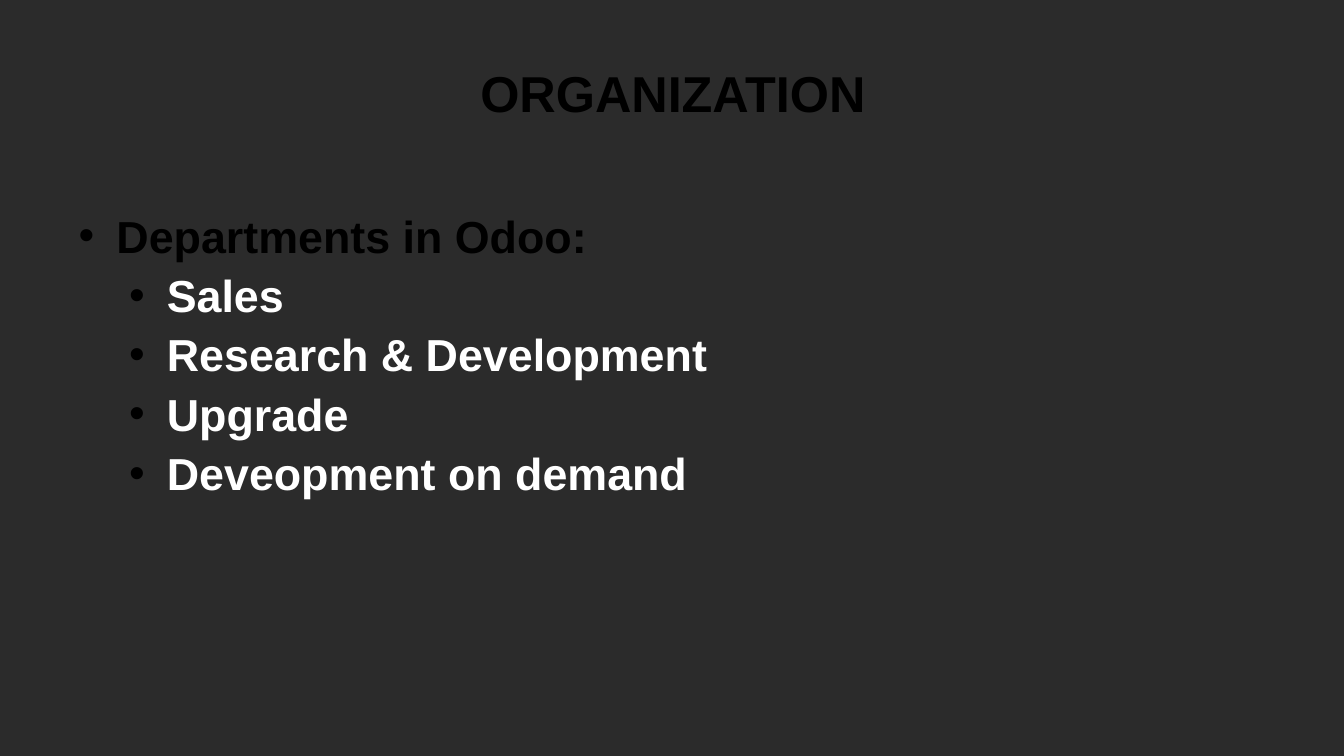
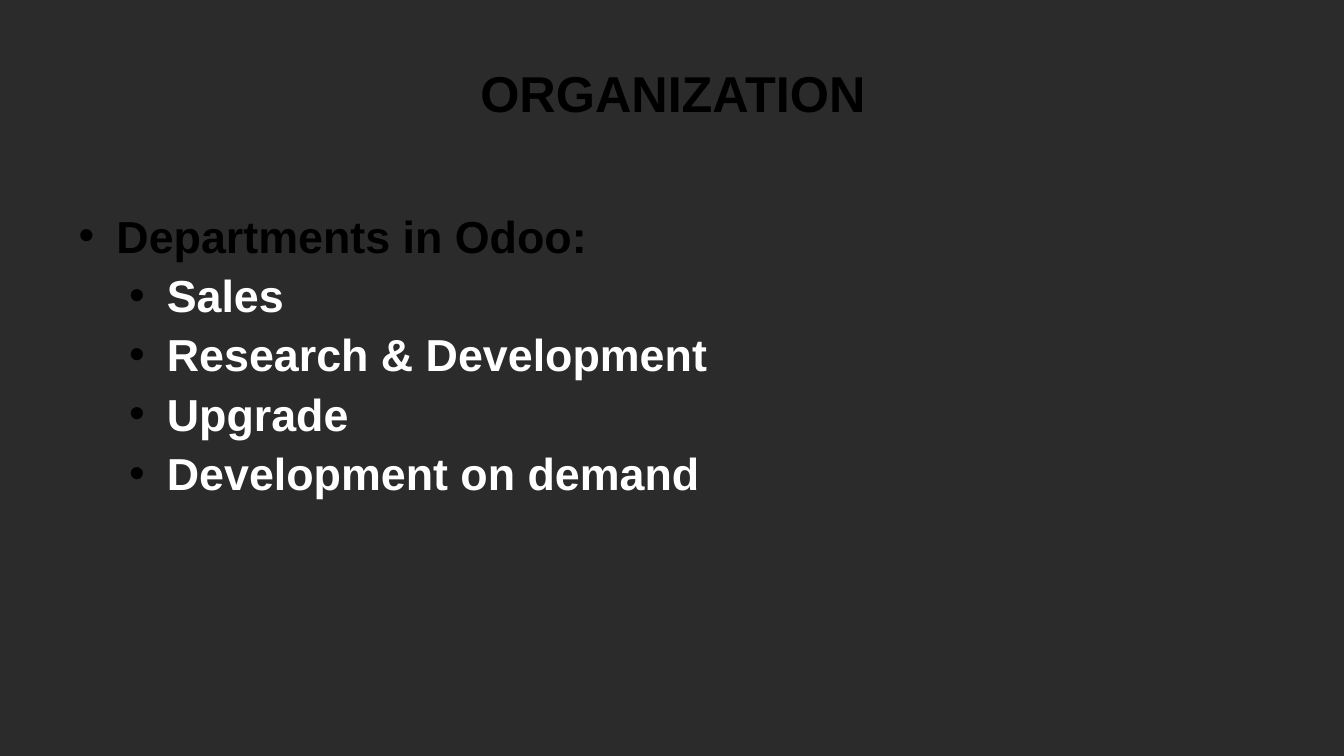
Before and after one commit to manthan14448/medical_store, a slide deck: slide 10 of Presentation/intership.pptx. Drawn at 1344x756 pixels with LibreOffice and Linux fonts; fonts in the diff are those of the drawing; background and template pictures are left out; a plain dark background stands for a picture behind light text. Boxes give left, top, right and bottom in pixels: in the first picture for what was removed or moved away, otherwise in the second. Text is boxed around its words. In the diff, an @@ line names an element or a change of style, - is before the commit and + after.

Commit message:
[IMP] improve ppt presentation

```diff
--- a/Presentation/intership.pptx
+++ b/Presentation/intership.pptx
@@ text at (167, 457, 700, 499): text changed @@
-  • Deveopment on demand
+  • Development on demand
```
Also in this commit, not shown: 4 other slides changed.
